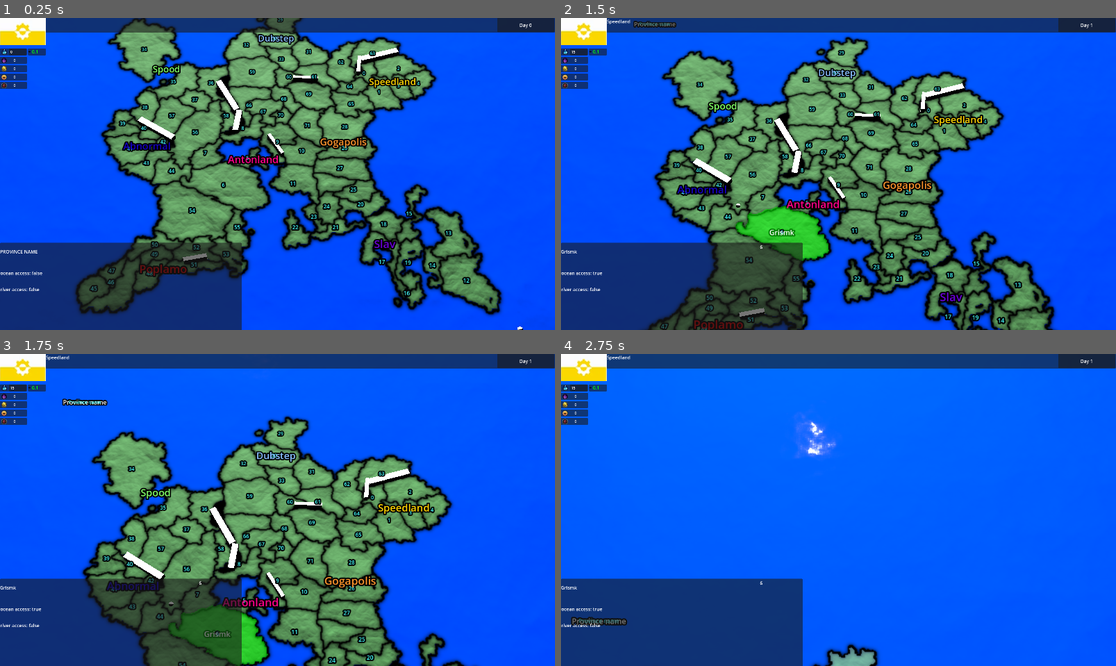
Above: before the commit, frames 1-4 (two rows, left to right).
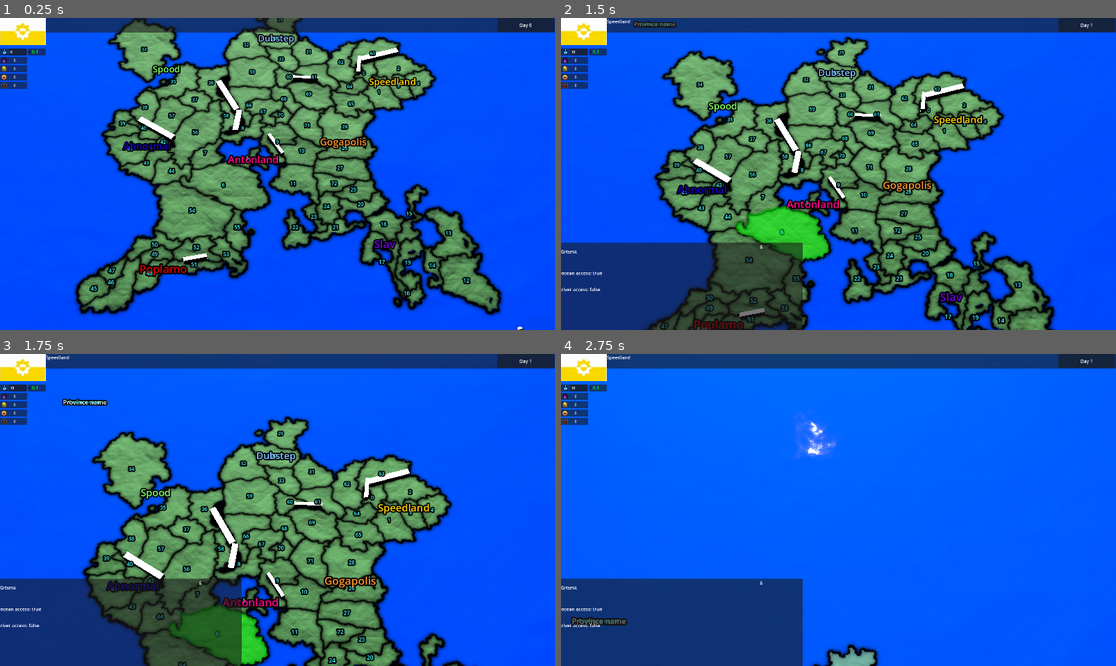
Above: after the commit, the same moments.

Repository: adrutkow/MapGame
Game: Godot game, scene res://node_3d.tscn
The game is run twice, just before and just after one commit, with the same random seed, the same clock (stepped at 60 frames per second) and the same inputs.
Inputs (mouse positions are in pixels of both pictures, inside the frame that each line leads up to):
- Up to frame 1 (0.25 s): no input
- Up to frame 2 (1.5 s): click (583, 30) at 0.5 s; tap Enter at 1.25 s; move the mouse to (810, 236) at 1.27 s; hold W (move_forward) from 1.28 s (still down); tap Space (Space) at 1.35 s; click (810, 236) at 1.42 s
- Up to frame 3 (1.75 s): keep holding W (move_forward)
- Up to frame 4 (2.75 s): keep holding W (move_forward); move the mouse to (1005, 556) at 2.02 s; right-click (1005, 556) at 2.1 s

The runs differ from the first frame. In frame 1, 11% of the frame differs, in the area x 0-61%, y 51-100%; in frame 2, 0.2%; in frame 3, 0.1%; in frame 4, nothing differs.

Commit message:
Forgot one province

Diff:
--- a/Resources/province_data_list.tres
+++ b/Resources/province_data_list.tres
@@ -723,7 +723,17 @@
 adjacencies = Array[int]([])
 metadata/_custom_type_script = "uid://bbkxm05urcupl"
 
+[sub_resource type="Resource" id="Resource_jna34"]
+script = ExtResource("1_5xjdf")
+name = "Prov72"
+id = 72
+heatmap_color = Vector3i(119, 19, 120)
+ocean_access = false
+river_access = false
+adjacencies = Array[int]([])
+metadata/_custom_type_script = "uid://bbkxm05urcupl"
+
 [resource]
 script = ExtResource("2_ev0bm")
-province_list = Array[ExtResource("1_5xjdf")]([SubResource(" …(2177 unchanged characters)… e_73022"), SubResource("Resource_0ekr8")])
+province_list = Array[ExtResource("1_5xjdf")]([SubResource(" …(2177 unchanged characters)… e_73022"), SubResource("Resource_0ekr8"), SubResource("Resource_jna34")])
 metadata/_custom_type_script = "uid://vkiq4aeeqhh0"
--- a/map.gd
+++ b/map.gd
@@ -114,6 +114,8 @@
 	$"../UI/Control/Province/RichTextLabel3".text = "river access: " + str(get_province_data_by_id(province_id).river_access);
 	$"../UI/Control/Province/ProvinceID".text = str(get_province_data_by_id(province_id).id);
 
+	return;
+
 	var center: Vector2i;
 
 	center = get_province_center(province_id);
--- a/node_3d.tscn
+++ b/node_3d.tscn
@@ -562,6 +562,7 @@
 vertical_alignment = 1
 
 [node name="Province" type="Control" parent="UI/Control"]
+visible = false
 anchors_preset = 0
 offset_top = 778.0
 offset_right = 836.0
Not shown: 1 places in Resources/province_data_list.tres that only renumber resources
